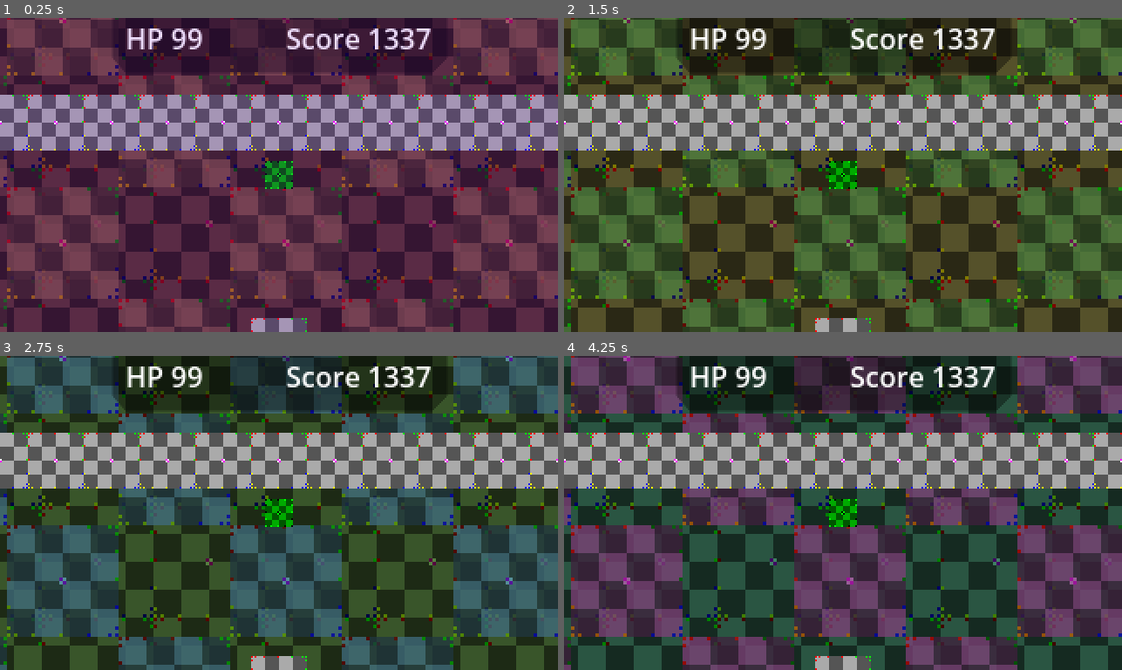
Above: before the commit, frames 1-4 (two rows, left to right).
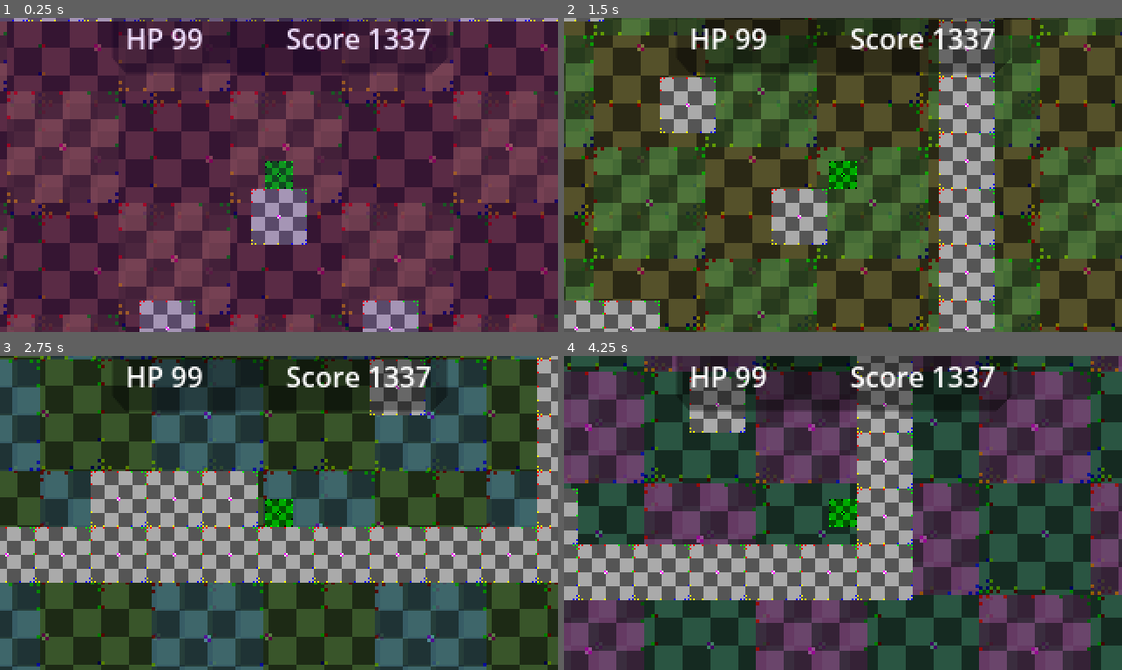
Above: after the commit, the same moments.

Repository: InvadingOctopus/comedot
Game: Godot game, scene res://Templates/Scenes/PlatformSceneTemplate.tscn
The game is run twice, just before and just after one commit, with the same random seed, the same clock (stepped at 60 frames per second) and the same inputs.
Inputs (mouse positions are in pixels of both pictures, inside the frame that each line leads up to):
- Up to frame 1 (0.25 s): no input
- Up to frame 2 (1.5 s): move the mouse to (965, 159) at 0.52 s; hold Right (moveRight) from 0.53 s (still down); click (965, 159) at 0.6 s; tap Space (jump) at 0.77 s; move the mouse to (731, 190) at 1.27 s; right-click (731, 190) at 1.35 s
- Up to frame 3 (2.75 s): tap Space (jump) at 1.52 s; move the mouse to (334, 443) at 2.02 s; release Right (moveRight) at 2.03 s; hold Left (moveLeft) from 2.03 s (still down); click (334, 443) at 2.1 s
- Up to frame 4 (4.25 s): move the mouse to (815, 575) at 2.77 s; release Left (moveLeft) at 2.78 s; hold Right (moveRight) from 2.78 s (still down); right-click (815, 575) at 2.85 s; tap Space (jump) at 3.02, 3.77 s; move the mouse to (1010, 560) at 3.52 s; click (1010, 560) at 3.6 s

The runs differ from the first frame. In frame 1, 58% of the frame differs, in the area x 0-100%, y 0-100%; in frame 2, 74%; in frame 3, 83%; in frame 4, 84%.

Commit message:
Remove collision/navigation in background TileMap

Diff:
--- a/AutoLoad/TestBackground.tscn
+++ b/AutoLoad/TestBackground.tscn
@@ -17,6 +17,8 @@
 scale = Vector2(2, 2)
 tile_map_data = PackedByteArray("AAAAAAAAAwAAAAAAAAAAAAEAAwAAAAAAAAAAAAIAAwAAAAAAAAAAAAMAAwAAAAAAAAAAAAQAAwAAAAAAAAAAAA …(944 unchanged characters)…
 tile_set = ExtResource("3_dtutw")
+collision_enabled = false
+navigation_enabled = false
 
 [node name="Parallax2D2" type="Parallax2D" parent="."]
 modulate = Color(1, 0.5, 0.5, 1)
@@ -29,3 +31,5 @@
 scale = Vector2(2, 2)
 tile_map_data = PackedByteArray("AAAAAAAAAwAAAAAAAAACAAAAAwAAAAAAAAABAAEAAwAAAAAAAAAAAAIAAwAAAAAAAAAEAAAAAwAAAAAAAAADAA …(432 unchanged characters)…
 tile_set = ExtResource("3_dtutw")
+collision_enabled = false
+navigation_enabled = false
